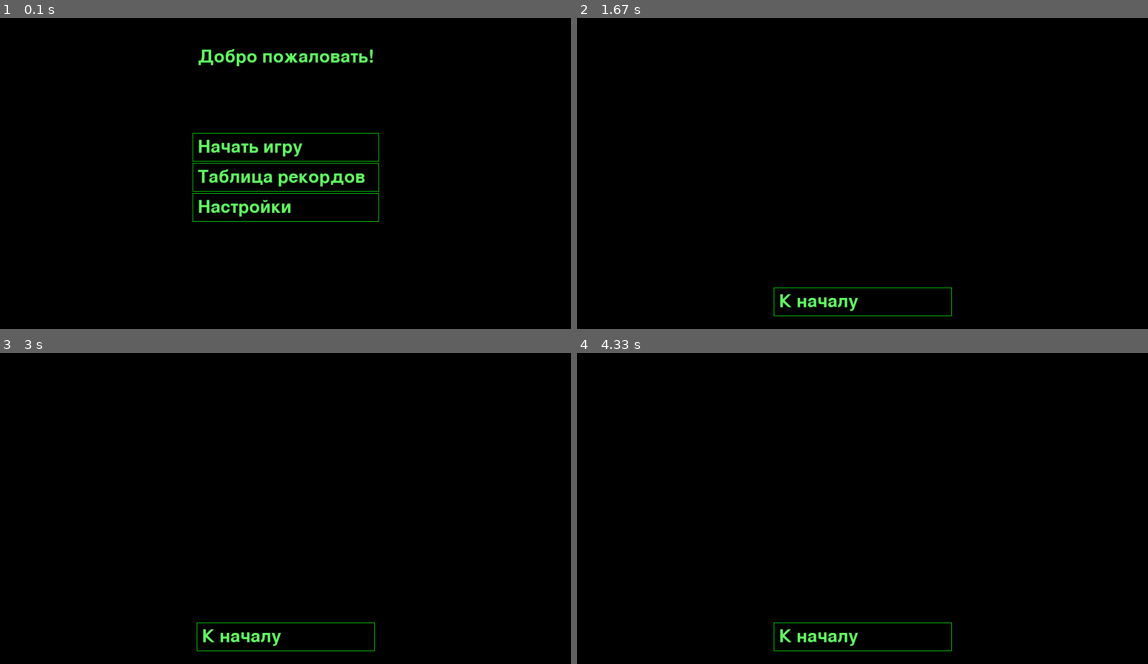
Above: before the commit, frames 1-4 (two rows, left to right).
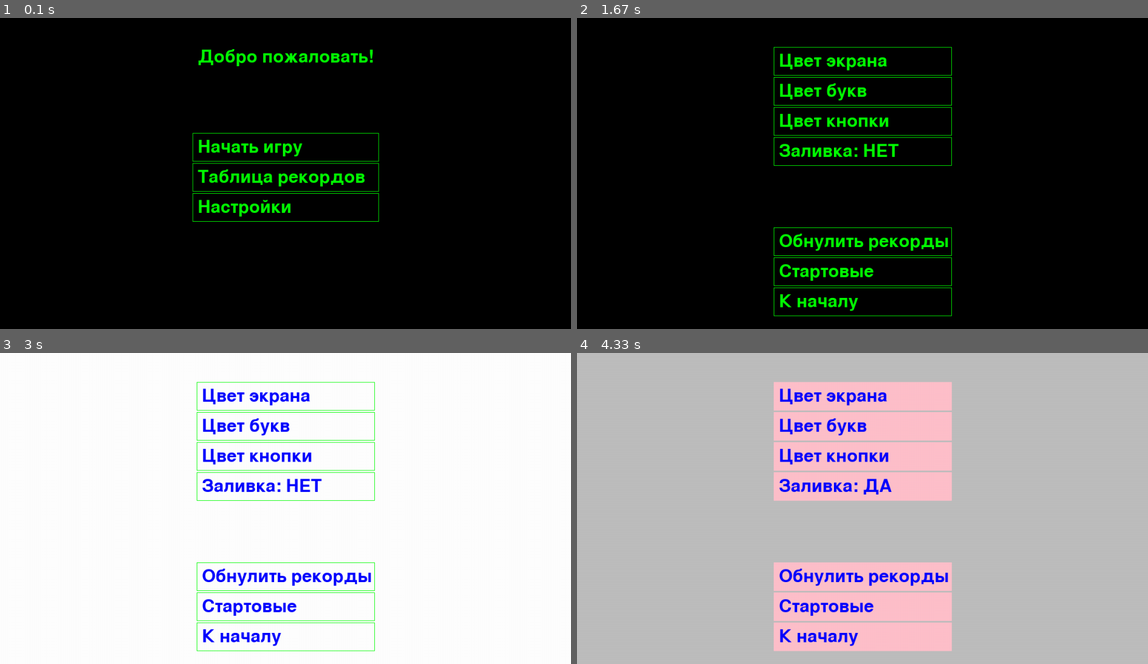
Above: after the commit, the same moments.

Repository: rbhbkkrjcntyrj/project
Game: pygame game, started from rbhbkk.py
Same seed, same stepped clock (60 frames per second), same inputs: the game is played once before the commit and once after it.
Inputs (mouse positions are in pixels of both pictures, inside the frame that each line leads up to):
- Up to frame 1 (0.1 s): no input
- Up to frame 2 (1.67 s): click "Настройки" at 0.38 s; click (862, 273) at 0.72 s, where only the run after the commit has a clickable "Стартовые"; click (919, 241) at 1.55 s
- Up to frame 3 (3 s): click (371, 399) at 1.88 s; click (285, 486) at 2.22 s, where only the run after the commit has a clickable "Заливка: НЕТ"; click (285, 424) at 2.55 s, where only the run after the commit has a clickable "Цвет букв"; click (268, 455) at 2.88 s
- Up to frame 4 (4.33 s): click (782, 443) at 3.22 s; click (862, 396) at 3.88 s, where only the run after the commit has a clickable "Цвет экрана"; click (862, 486) at 4.22 s, where only the run after the commit has a clickable "Заливка: НЕТ"

The runs differ from the first frame. In frame 1, 1.8% of the frame differs, in the area x 34-66%, y 10-64%; in frame 2, 4.2%; in frame 3, 100%, in the area x 0-100%, y 0-100%; in frame 4, 100%.

Commit message:
итог без комментариев
Signed-off-by: Kirill Kostenko <rbhbkkrjcntyrj@yandex.ru>

Diff:
--- a/projectsave.json
+++ b/projectsave.json
@@ -1 +1,19 @@
-{"records": [1055, 520, 380, 359, 320, 310, 306, 190], "playerpoint": 153}
+{
+    "records": [
+        0,
+        0,
+        0,
+        0,
+        0,
+        0,
+        0,
+        0
+    ],
+    "playerpoint": 0,
+    "options": [
+        3,
+        7,
+        3,
+        1
+    ]
+}
--- a/pygame.py
+++ /dev/null
@@ -1,255 +0,0 @@
-import pygame
-import os
-from random import randint
-
-
-pygame.init()
-height = 600
-width = 1100
-screen = pygame.display.set_mode((width, height))
-all_sprites = pygame.sprite.Group()
-dino_sprite = pygame.sprite.Group()
-
-creator = True
-
-running_pic = [pygame.image.load(os.path.join('Изображения', 'dinosaur_run_one.png')),
-               pygame.image.load(os.path.join('Изображения', 'dinosaur_run_two.png'))]
-jumping_pic = pygame.image.load(
-    os.path.join('Изображения', 'dinosaur_jump.png'))
-ducking_pic = [pygame.image.load(os.path.join('Изображения', 'dinosaur_duck_one.png')),
-               pygame.image.load(os.path.join('Изображения', 'dinosaur_duck_two.png'))]
-small_cactus_pic = [pygame.image.load(os.path.join('Изображения', 'small_cactus_one.png')),
-                    pygame.image.load(os.path.join(
-                        'Изображения', 'small_cactus_two.png')),
-                    pygame.image.load(os.path.join('Изображения', 'small_cactus_three.png'))]
-big_cactus_pic = [pygame.image.load(os.path.join('Изображения', 'big_cactus_one.png')),
-                  pygame.image.load(os.path.join(
-                      'Изображения', 'big_cactus_two.png')),
-                  pygame.image.load(os.path.join('Изображения', 'big_cactus_three.png'))]
-pterodactyl = [pygame.image.load(os.path.join('Изображения', 'pterodactyl_one.png')),
-               pygame.image.load(os.path.join('Изображения', 'pterodactyl_two.png'))]
-cloud = pygame.image.load(os.path.join(
-    'Изображения', 'cloud.png'))
-ground = pygame.image.load(os.path.join(
-    'Изображения', 'ground.png'))
-
-speed_of_game = 14
-
-
-class Game:
-    def __init__(self):
-        self.running = True
-        self.clock = pygame.time.Clock()
-        self.player = Dinosaur()
-        self.cloud = Cloud()
-        #self.cactuses = [Cactus() for _ in range(3)]
-
-        self.position_x_two = 0
-        self.position_y_two = 380
-        self.points_of_player = 0
-        self.font = pygame.font.Font('freesansbold.ttf', 20)
-
-    def score(self):
-        global speed_of_game
-        self.points_of_player += 1
-        if not self.points_of_player % 250:
-            speed_of_game += 1
-
-        text = self.font.render(
-            'Счёт: ' + str(self.points_of_player), True, (0, 0, 0))
-        rectangle_of_text = text.get_rect()
-        rectangle_of_text.center = (1000, 40)
-        screen.blit(text, rectangle_of_text)
-
-    def background(self):
-        global speed_of_game
-        image_width = ground.get_width()
-        screen.blit(ground, (self.position_x_two, self.position_y_two))
-        screen.blit(ground, (self.position_x_two +
-                             image_width, self.position_y_two))
-
-        if self.position_x_two <= -image_width:
-            screen.blit(ground, (self.position_x_two +
-                                 image_width, self.position_y_two))
-            self.position_x_two = 0
-        self.position_x_two -= speed_of_game
-
-    def play(self):
-        fps = 30
-        while self.running:
-            for event in pygame.event.get():
-                if event.type == pygame.QUIT:
-                    self.running = False
-
-            screen.fill((255, 255, 255))
-            input_of_user = pygame.key.get_pressed()
-
-            self.player.draw(screen)
-            self.player.update(input_of_user)
-
-            self.cloud.draw(screen)
-            self.cloud.update()
-
-            if len(all_sprites.sprites()) == 0:
-                for _ in range(randint(1, 4)):
-                    Cactus(all_sprites)
-            #условие на проверку столкновения
-            if pygame.sprite.spritecollideany(self.player, all_sprites):
-                self.points_of_player = 0
-                self.running = False
-
-            all_sprites.draw(screen)
-            all_sprites.update()
-
-            self.background()
-
-            self.score()
-
-            self.clock.tick(fps)
-            pygame.display.update()
-
-
-class Dinosaur(pygame.sprite.Sprite):
-    position_x = 80
-    position_y = 310
-    position_y_of_duck = 340
-    jump_val_first = 8.5
-
-    def __init__(self):
-        super().__init__(dino_sprite)
-        self.duck_img = ducking_pic
-        self.run_img = running_pic
-        self.jump_img = jumping_pic
-
-        self.dinosaur_duck = False
-        self.dinosaur_run = True
-        self.dinosaur_jump = False
-
-        self.step_index = 0
-        self.jump_val = self.jump_val_first
-        #self.sprite = pygame.sprite.Sprite()
-        #sprite = ""
-        self.image = self.run_img[0]
-        self.mask = pygame.mask.from_surface(self.image)
-        # rect == rect
-        self.rect = self.image.get_rect()
-        self.rect.x = self.position_x
-        self.rect.y = self.position_y
-
-    def update(self, event):
-        if self.dinosaur_duck:
-            self.duck()
-        if self.dinosaur_run:
-            self.run()
-        if self.dinosaur_jump:
-            self.jump()
-
-        if self.step_index >= 10:
-            self.step_index = 0
-
-        if event[pygame.K_UP] and not self.dinosaur_jump and self.rect.y == 310:
-            self.dinosaur_duck = False
-            self.dinosaur_run = False
-            self.dinosaur_jump = True
-
-        elif event[pygame.K_DOWN] and not self.dinosaur_jump:
-            self.dinosaur_duck = True
-            self.dinosaur_run = False
-            self.dinosaur_jump = False
-
-        elif not (self.dinosaur_jump or event[pygame.K_DOWN]):
-            self.dinosaur_duck = False
-            self.dinosaur_run = True
-            self.dinosaur_jump = False
-
-        #if pygame.sprite.collide_mask(dino_sprite, all_sprites):
-            #game.points_of_player = 0
-
-    def duck(self):
-        self.image = self.duck_img[self.step_index // 5]
-        self.mask = pygame.mask.from_surface(self.image)
-        self.rect = self.image.get_rect()
-        self.rect.x = self.position_x
-        self.rect.y = self.position_y_of_duck
-        #dino_sprite.add(self.sprite)
-        self.step_index += 1
-
-    def run(self):
-        self.image = self.run_img[self.step_index // 5]
-        self.mask = pygame.mask.from_surface(self.image)
-        self.rect = self.image.get_rect()
-        self.rect.x = self.position_x
-        self.rect.y = self.position_y
-        #dino_sprite.add(self.sprite)
-        self.step_index += 1
-
-    def jump(self):
-        self.image = self.jump_img
-        self.mask = pygame.mask.from_surface(self.image)
-        if self.dinosaur_jump:
-            self.rect.y -= self.jump_val * 4
-            self.jump_val -= 0.8
-        if self.jump_val < - self.jump_val_first:
-            self.dinosaur_jump = False
-            self.jump_val = self.jump_val_first
-        #self.rect = self.image.get_rect()
-        #self.rect.x = self.position_x
-        #self.rect.y = self.position_y
-        #dino_sprite.add(self.sprite)
-
-    def draw(self, screen):
-        dino_sprite.add(self)
-        dino_sprite.draw(screen)
-        #screen.blit(self.image, (self.rect.x, self.rect.y))
-
-
-class Cloud:
-    def __init__(self):
-        self.position_x_cloud = width + randint(80, 100)
-        self.position_y_cloud = randint(50, 100)
-        self.image = cloud
-        self.width = self.image.get_width()
-
-    def update(self):
-        global speed_of_game
-        self.position_x_cloud -= speed_of_game
-        if self.position_x_cloud < -self.width:
-            self.position_x_cloud = width + randint(2500, 3000)
-            self.position_y_cloud = randint(50, 100)
-
-    def draw(self, screen):
-        screen.blit(self.image, (self.position_x_cloud, self.position_y_cloud))
-
-
-class Cactus(pygame.sprite.Sprite):
-    #image =
-    def __init__(self, group):
-        super().__init__(group)
-        #self.sprite = pygame.sprite.Sprite(group)
-        self.image = [small_cactus_pic[randint(
-            0, 1)], big_cactus_pic[randint(0, 2)]][randint(0, 1)]
-        #Cactus.image
-        #self.sprite.image = [small_cactus_pic[randint(0, 1)], big_cactus_pic[randint(0, 2)]][randint(0, 1)]
-        self.rect = self.image.get_rect()
-        self.rect.x = width + randint(80, 160) + \
-            240 * len(all_sprites.sprites())
-        # rect. == position_
-        if self.image in small_cactus_pic:
-            self.rect.y = 340
-        else:
-            self.rect.y = 310
-        #self.rect.y = 340
-        #self.image = [small_cactus_pic[randint(0, 1)], big_cactus_pic[randint(0, 2)]][randint(0, 1)]
-        self.width = self.image.get_width()
-        self.mask = pygame.mask.from_surface(self.image)
-
-    def update(self):
-        global speed_of_game
-        self.rect.x -= speed_of_game
-        if self.rect.x <= -self.width:
-            #self.rect.x = width + randint(80, 100) + 100 * len(all_sprites.sprites())
-            self.kill()
-
-    #def draw(self, screen):
-        #all_sprites.draw(screen)
-        #screen.blit(self.image, (self.position_x, self.position_y))
--- a/rbhbkk.py
+++ b/rbhbkk.py
@@ -8,9 +8,40 @@
 height = 600
 width = 1100
 screenhome = pygame.display.set_mode((width, height))
-screencolor = pygame.Color("black")
-textcolor = (100, 255, 100)
 running = True
+sostbut = ("ДА",  "НЕТ")
+colors = [pygame.Color("red"), pygame.Color(
+    "orange"), pygame.Color(
+        "yellow"), pygame.Color(
+            "green"), pygame.Color(
+                "blue"), pygame.Color(
+                    "pink"), pygame.Color(
+                        "purple"), pygame.Color(
+                            "black"), pygame.Color(
+                                "white"), pygame.Color(
+                                    "grey")]
+with open('projectsave.json') as file:
+    f = file.read()
+    data = json.loads(f)
+    buttonsh = data["options"][0]
+    screensh = data["options"][1]
+    textsh = data["options"][2]
+    buttonfill = data["options"][3]
+screencolor = colors[screensh]
+textcolor = colors[textsh]
+buttoncolor = colors[buttonsh]
+
+
+def qsave():
+    with open('projectsave.json') as file:
+        f = file.read()
+        data = json.loads(f)
+        data["options"][0] = buttonsh
+        data["options"][1] = screensh
+        data["options"][2] = textsh
+        data["options"][3] = buttonfill
+        with open('projectsave.json', "w") as file:
+            json.dump(data, file, ensure_ascii=False)
 
 
 class Startscreen:
@@ -25,27 +56,28 @@
             text_w = text.get_width()
             text_h = text.get_height()
             screenhome.blit(text, (text_x, text_y))
+            startb = pygame.Rect(text_x - 10, text_y * 4 - 10,
+                                 text_w + 20, text_h + 20)
+            pygame.draw.rect(screenhome, buttoncolor, startb, buttonfill)
             startbutton = font.render(
                 "Начать игру", True, textcolor)
-            startb = pygame.Rect(text_x - 10, text_y * 4 - 10,
-                                 text_w + 20, text_h + 20)
             screenhome.blit(startbutton, (text_x, text_y * 4))
-            pygame.draw.rect(screenhome, [0, 255, 0], startb, 1)
+            tableb = pygame.Rect(text_x - 10, text_y * 5 - 10,
+                                 text_w + 20, text_h + 20)
+            pygame.draw.rect(screenhome, buttoncolor, tableb, buttonfill)
             table = font.render(
                 "Таблица рекордов", True, textcolor)
             screenhome.blit(table, (text_x, text_y * 5))
-            tableb = pygame.Rect(text_x - 10, text_y * 5 - 10,
-                                 text_w + 20, text_h + 20)
-            pygame.draw.rect(screenhome, [0, 255, 0], tableb, 1)
+            optb = pygame.Rect(text_x - 10, text_y * 6 - 10,
+                               text_w + 20, text_h + 20)
+            pygame.draw.rect(screenhome, buttoncolor, optb, buttonfill)
             opt = font.render(
                 "Настройки", True, textcolor)
             screenhome.blit(opt, (text_x, text_y * 6))
-            optb = pygame.Rect(text_x - 10, text_y * 6 - 10,
-                               text_w + 20, text_h + 20)
-            pygame.draw.rect(screenhome, [0, 255, 0], optb, 1)
-            pygame.display.flip()
-            for event in pygame.event.get():
-                if event.type == pygame.QUIT:
+            pygame.display.flip()
+            for event in pygame.event.get():
+                if event.type == pygame.QUIT:
+                    qsave()
                     running = False
                 if event.type == pygame.MOUSEBUTTONDOWN and startb.collidepoint(event.pos):
                     pygameproject.Game().play()
@@ -69,10 +101,11 @@
             text_w = text.get_width()
             text_h = text.get_height()
             screenhome.blit(text, (text_x, text_y))
+            startb = pygame.Rect(text_x - 10, text_y * 4 - 10,
+                                 text_w + 20, text_h + 20)
+            pygame.draw.rect(screenhome, buttoncolor, startb, buttonfill)
             startbutton = font.render(
                 "Начать заново?", True, textcolor)
-            startb = pygame.Rect(text_x - 10, text_y * 4 - 10,
-                                 text_w + 20, text_h + 20)
             screenhome.blit(startbutton, (text_x, text_y * 4))
             with open('projectsave.json') as file:
                     f = file.read()
@@ -80,16 +113,16 @@
             shbutton = font.render(
                 "Ваш счёт: " + str(data["playerpoint"]), True, textcolor)
             screenhome.blit(shbutton, (text_x, text_y * 2))
-            pygame.draw.rect(screenhome, [0, 255, 0], startb, 1)
+            tableb = pygame.Rect(text_x - 10, text_y * 5 - 10,
+                                 text_w + 20, text_h + 20)
+            pygame.draw.rect(screenhome, buttoncolor, tableb, buttonfill)
             table = font.render(
                 "К началу", True, textcolor)
             screenhome.blit(table, (text_x, text_y * 5))
-            tableb = pygame.Rect(text_x - 10, text_y * 5 - 10,
-                                 text_w + 20, text_h + 20)
-            pygame.draw.rect(screenhome, [0, 255, 0], tableb, 1)
-            pygame.display.flip()
-            for event in pygame.event.get():
-                if event.type == pygame.QUIT:
+            pygame.display.flip()
+            for event in pygame.event.get():
+                if event.type == pygame.QUIT:
+                    qsave()
                     running = False
                 if event.type == pygame.MOUSEBUTTONDOWN and startb.collidepoint(event.pos):
                     pygameproject.Game().play()
@@ -105,6 +138,7 @@
         while running:
             for event in pygame.event.get():
                 if event.type == pygame.QUIT:
+                    qsave()
                     running = False
                 if event.type == pygame.MOUSEBUTTONDOWN and tableb.collidepoint(event.pos):
                     Startscreen()
@@ -123,17 +157,17 @@
                         text = font.render(str(i) + ". " +
                                            str(data["records"][i - 1]), True, textcolor)
                         screenhome.blit(text, (text_x, text_y * i))
+            tableb = pygame.Rect(text_x - 10, text_y * 10 - 60,
+                                 text_w + 20, text_h + 20)
+            pygame.draw.rect(screenhome, buttoncolor, tableb, buttonfill)
             table = font.render("К началу", True, textcolor)
             screenhome.blit(table, (text_x, text_y * 10 - 50))
-            tableb = pygame.Rect(text_x - 10, text_y * 10 - 60,
-                                 text_w + 20, text_h + 20)
-            pygame.draw.rect(screenhome, [0, 255, 0], tableb, 1)
             pygame.display.flip()
 
 
 class Options:
     def __init__(self):
-        global running
+        global running, buttonfill, textsh, screensh, buttonsh, textcolor, buttoncolor, screencolor
         while running:
             screenhome.fill(screencolor)
             font = pygame.font.Font(None, 50)
@@ -143,18 +177,113 @@
             text_y = height // 8 - text.get_height() // 2
             text_w = text.get_width()
             text_h = text.get_height()
+            tableb = pygame.Rect(text_x - 10, text_y * 10 - 60,
+                                 text_w + 20, text_h + 20)
+            pygame.draw.rect(screenhome, buttoncolor, tableb, buttonfill)
             table = font.render("К началу", True, textcolor)
             screenhome.blit(table, (text_x, text_y * 10 - 50))
-            tableb = pygame.Rect(text_x - 10, text_y * 10 - 60,
-                                 text_w + 20, text_h + 20)
-            pygame.draw.rect(screenhome, [0, 255, 0], tableb, 1)
+            colb = pygame.Rect(text_x - 10, text_y * 2 - 60,
+                               text_w + 20, text_h + 20)
+            pygame.draw.rect(screenhome, buttoncolor, colb, buttonfill)
+            col = font.render("Цвет экрана", True, textcolor)
+            screenhome.blit(col, (text_x, text_y * 2 - 50))
+            col1b = pygame.Rect(text_x - 10, text_y * 3 - 60,
+                                text_w + 20, text_h + 20)
+            pygame.draw.rect(screenhome, buttoncolor, col1b, buttonfill)
+            col1 = font.render("Цвет букв", True, textcolor)
+            screenhome.blit(col1, (text_x, text_y * 3 - 50))
+            col2b = pygame.Rect(text_x - 10, text_y * 4 - 60,
+                                text_w + 20, text_h + 20)
+            pygame.draw.rect(screenhome, buttoncolor, col2b, buttonfill)
+            col2 = font.render("Цвет кнопки", True, textcolor)
+            screenhome.blit(col2, (text_x, text_y * 4 - 50))
+            col3b = pygame.Rect(text_x - 10, text_y * 5 - 60,
+                                text_w + 20, text_h + 20)
+            pygame.draw.rect(screenhome, buttoncolor, col3b, buttonfill)
+            col3 = font.render(
+                "Заливка: " + sostbut[buttonfill], True, textcolor)
+            screenhome.blit(col3, (text_x, text_y * 5 - 50))
+            baseb = pygame.Rect(text_x - 10, text_y * 9 - 60,
+                                text_w + 20, text_h + 20)
+            pygame.draw.rect(screenhome, buttoncolor, baseb, buttonfill)
+            base = font.render("Стартовые", True, textcolor)
+            screenhome.blit(base, (text_x, text_y * 9 - 50))
+            nulb = pygame.Rect(text_x - 10, text_y * 8 - 60,
+                               text_w + 20, text_h + 20)
+            pygame.draw.rect(screenhome, buttoncolor, nulb, buttonfill)
+            nul = font.render("Обнулить рекорды", True, textcolor)
+            screenhome.blit(nul, (text_x, text_y * 8 - 50))
             for event in pygame.event.get():
                     if event.type == pygame.QUIT:
+                        qsave()
                         running = False
                     if event.type == pygame.MOUSEBUTTONDOWN and tableb.collidepoint(event.pos):
                         Startscreen()
-            pygame.display.flip()
+                    if event.type == pygame.MOUSEBUTTONDOWN and col3b.collidepoint(event.pos):
+                        if buttoncolor != textcolor:
+                            buttonfill = (buttonfill + 1) % 2
+                    if event.type == pygame.MOUSEBUTTONDOWN and nulb.collidepoint(event.pos):
+                        with open('projectsave.json') as file:
+                            f = file.read()
+                            data = json.loads(f)
+                            data["records"] = [0, 0, 0, 0, 0, 0, 0, 0]
+                            with open('projectsave.json', "w") as file:
+                                json.dump(data, file, ensure_ascii=False)
+                    if event.type == pygame.MOUSEBUTTONDOWN and col1b.collidepoint(event.pos):
+                        textsh = (textsh + 1) % 10
+                        if screensh != textsh != buttonsh:
+                            textcolor = colors[textsh]
+                    if event.type == pygame.MOUSEBUTTONDOWN and colb.collidepoint(event.pos):
+                        screensh = (screensh + 1) % 10
+                        if buttonsh != screensh != textsh:
+                            screencolor = colors[screensh]
+                    if event.type == pygame.MOUSEBUTTONDOWN and col2b.collidepoint(event.pos):
+                        buttonsh = (buttonsh + 1) % 10
+                        if screensh != buttonsh != textsh:
+                            buttoncolor = colors[buttonsh]
+                    if event.type == pygame.MOUSEBUTTONDOWN and baseb.collidepoint(event.pos):
+                        qsave()
+                        buttonsh = 3
+                        screensh = 7
+                        textsh = 3
+                        buttonfill = 1
+                        buttoncolor = colors[buttonsh]
+                        screencolor = colors[screensh]
+                        textcolor = colors[textsh]
+            pygame.display.flip()
+
+
+class Fault:
+    def __init__(self):
+        global running
+        while running:
+            screenhome.fill(colors[2])
+            font = pygame.font.Font(None, 50)
+            text = font.render("Что-то пошло не так!", True, colors[4])
+            text_x = width // 2 - text.get_width() // 2
+            text_y = height // 8 - text.get_height() // 2
+            text_w = text.get_width()
+            text_h = text.get_height()
+            screenhome.blit(text, (text_x, text_y))
+            text1 = font.render("Просим вас начать заново.", True, colors[4])
+            text_x = width // 2 - text.get_width() // 2
+            text_y = height // 8 - text.get_height() // 2
+            screenhome.blit(text1, (text_x, text_y * 2))
+            tableb = pygame.Rect(text_x - 10, text_y * 6 - 60,
+                                 text_w + 20, text_h + 20)
+            pygame.draw.rect(screenhome, colors[7], tableb, 1)
+            table = font.render("К началу", True, colors[4])
+            screenhome.blit(table, (text_x, text_y * 6 - 50))
+            pygame.display.flip()
+            for event in pygame.event.get():
+                if event.type == pygame.QUIT:
+                    running = False
+                if event.type == pygame.MOUSEBUTTONDOWN and tableb.collidepoint(event.pos):
+                    Startscreen()
 
 
 if __name__ == '__main__':
-    Startscreen()
+    try:
+        Startscreen()
+    except:
+        Fault()
